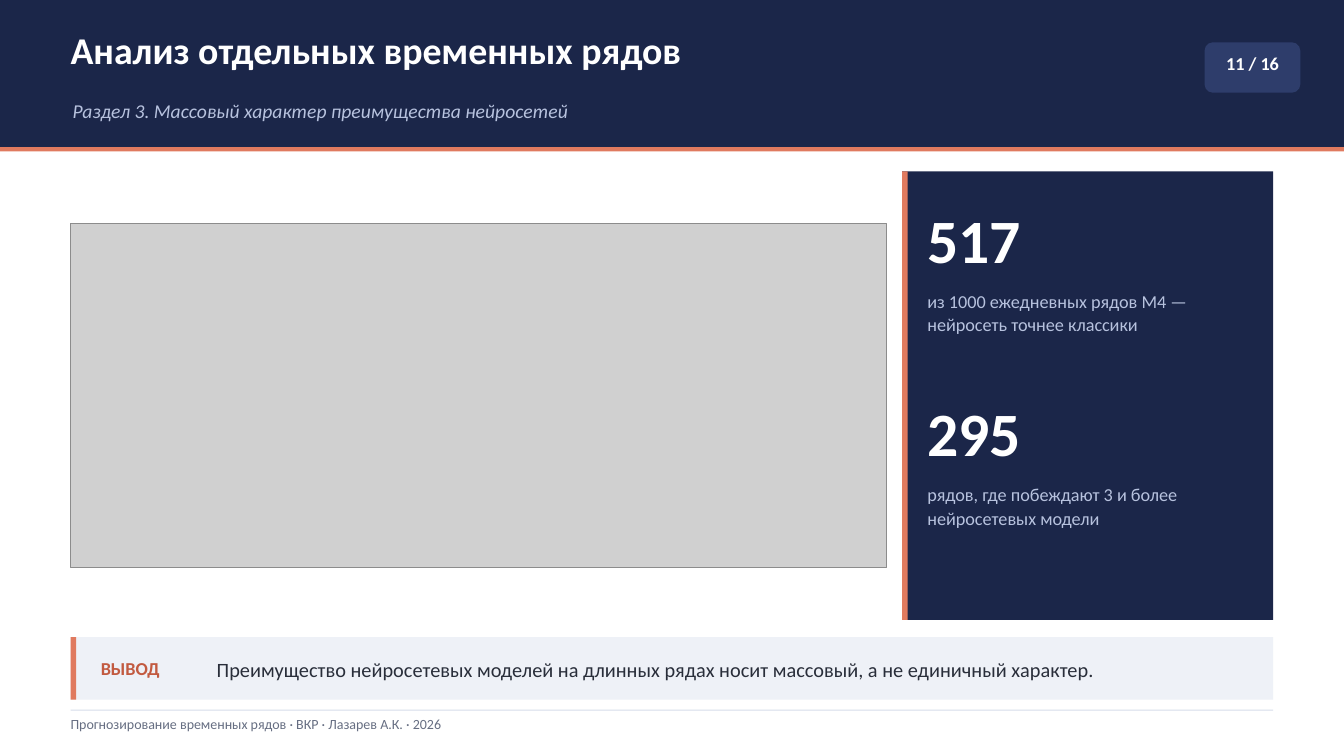
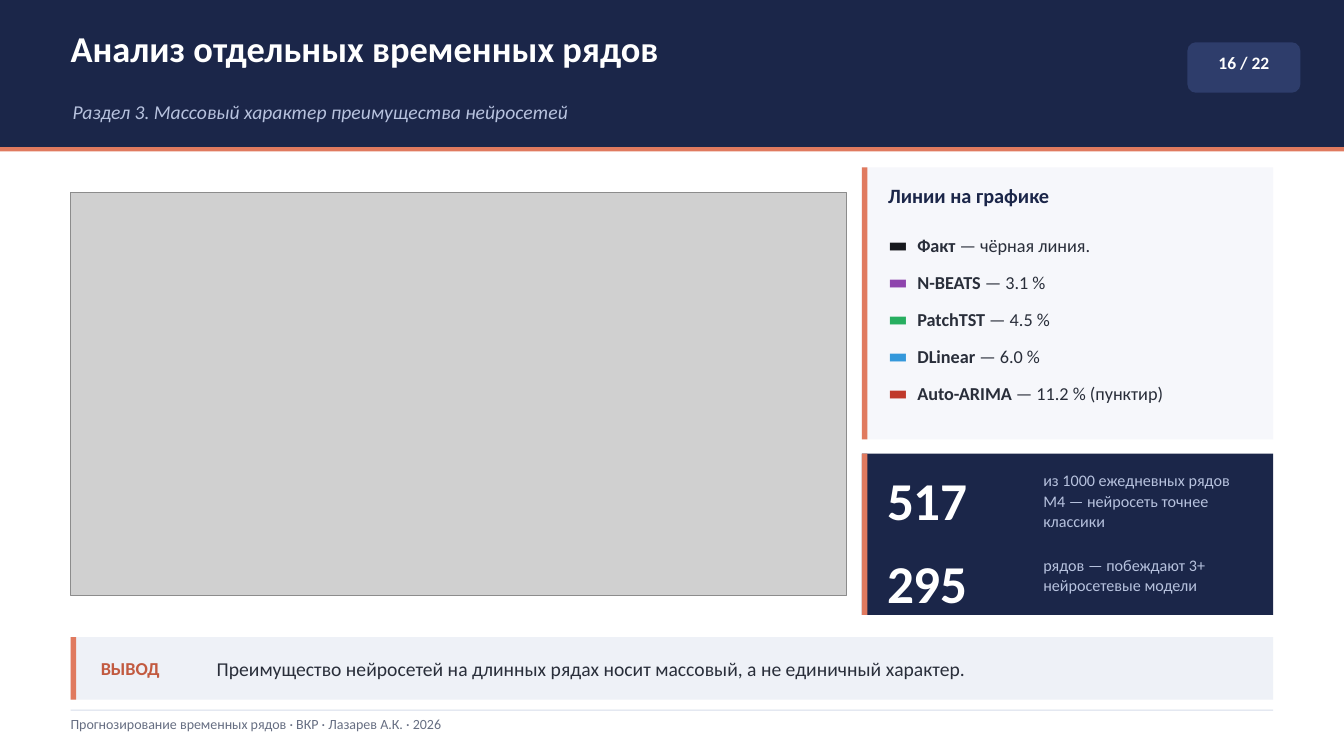
Before and after one commit to Prost444/Hybrid-models-for-TS-processing, a slide deck: slide 16 of docs/Презентация_Лазарев_ВКР.pptx (slide 11 before the commit). Drawn at 1344x756 pixels with LibreOffice and Linux fonts; fonts in the diff are those of the drawing; grey boxes stand for pictures. Boxes give left, top, right and bottom in pixels: in the first picture for what was removed or moved away, otherwise in the second. Text is boxed around its words. In the diff, an @@ line names an element or a change of style, - is before the commit and + after.

```diff
--- a/docs/Презентация_Лазарев_ВКР.pptx
+++ b/docs/Презентация_Лазарев_ВКР.pptx
@@ text "Анализ отдельных временных рядов" at box(71, 38, 658, 68): size 27 to 26 pt @@
@@ rounded rectangle: place and size @@
-rounded rectangle at box(1205, 42, 1301, 93)
+rounded rectangle at box(1188, 42, 1301, 93)
@@ text at box(1218, 57, 1270, 69): text changed; size 13 to 12.5 pt @@
-11 / 16
+16 / 22
@@ rectangle: place and size @@
-rectangle at box(902, 171, 908, 620)
+rectangle at box(862, 167, 868, 440)
@@ rectangle added at box(862, 167, 1273, 440), fill #F6F7FB @@
@@ picture: place and size @@
-picture at box(71, 224, 887, 569)
+picture at box(71, 193, 847, 596)
@@ text added at box(888, 189, 1049, 207), 14.5 pt, text #1B2649, bold @@
+Линии на графике
@@ text added at box(917, 239, 1163, 403), 13 pt, text #292E3A @@
+▬ Факт — чёрная линия.
+▬ N-BEATS — 3.1 %
+▬ PatchTST — 4.5 %
+▬ DLinear — 6.0 %
+▬ Auto-ARIMA — 11.2 % (пунктир)
@@ rectangle: place and size @@
-rectangle at box(902, 171, 1273, 620)
+rectangle at box(862, 454, 1273, 615)
@@ rectangle added at box(862, 454, 868, 615), fill #E07A5F @@
@@ text "517": place and size @@
-text "517" at box(927, 223, 1020, 264)
+text "517" at box(887, 485, 968, 521)
@@ text "517" at box(887, 485, 968, 521): size 44 to 38 pt @@
@@ text "из 1000 ежедневных рядов M4 ...": place and size @@
-text "из 1000 ежедневных рядов M4 ..." at box(927, 296, 1167, 334)
+text "из 1000 ежедневных рядов M4 ..." at box(1043, 475, 1230, 527)
@@ text "из 1000 ежедневных рядов M4 ..." at box(1043, 475, 1230, 527): size 13 to 11.5 pt; line spacing 1.08 to 1.05 @@
@@ text "295" at box(887, 568, 968, 616): size 44 to 38 pt @@
@@ text "295": place and size @@
-text "295" at box(927, 415, 1020, 457)
+text "295" at box(887, 568, 968, 616)
@@ text at box(1043, 560, 1205, 594): text changed; size 13 to 11.5 pt @@
-рядов, где побеждают 3 и более нейросетевых модели
+рядов — побеждают 3+ нейросетевые модели
@@ text at box(217, 662, 965, 679): text changed; size 14.5 to 14 pt @@
-Преимущество нейросетевых моделей на длинных рядах носит массовый, а не единичный характер.
+Преимущество нейросетей на длинных рядах носит массовый, а не единичный характер.
```
Also in this commit, not shown: 12 other slides changed, 10 slides added, 1 slide removed, 25 other files.
